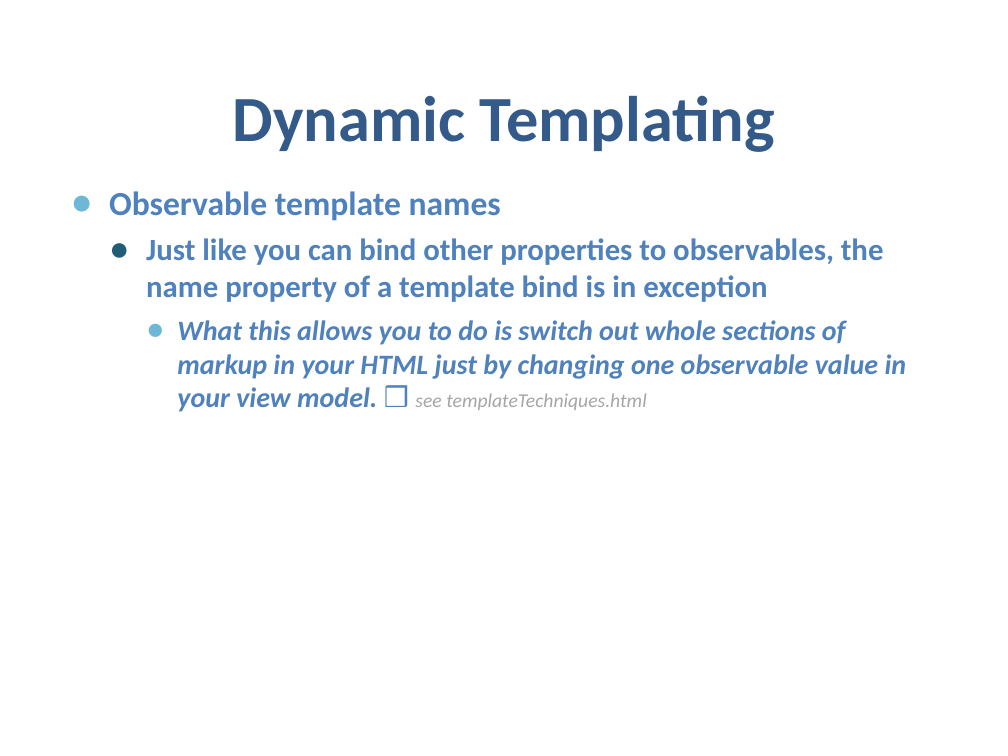
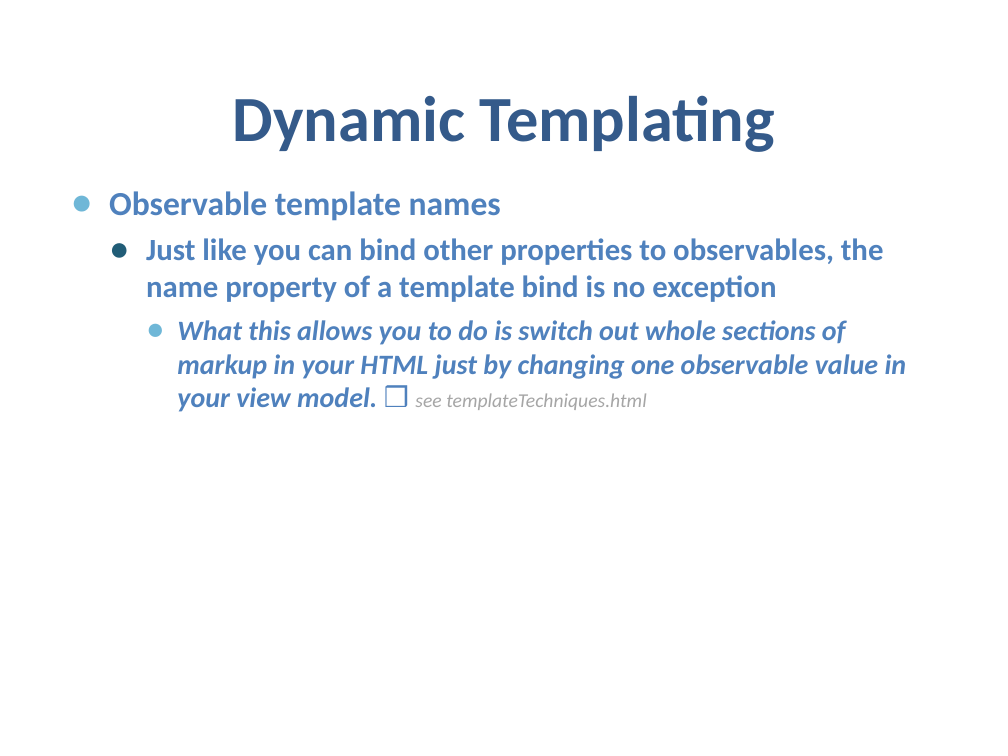
Before and after one commit to samnau/knockout-templating, a slide deck: slide 17 of Knockout Templating - slides.pptx (slide 14 before the commit). Drawn at 1008x756 pixels with LibreOffice and Linux fonts; fonts in the diff are those of the drawing; background and template pictures are left out. Boxes give left, top, right and bottom in pixels: in the first picture for what was removed or moved away, otherwise in the second. Text is boxed around its words. In the diff, an @@ line names an element or a change of style, - is before the commit and + after.

```diff
--- a/Knockout Templating - slides.pptx
+++ b/Knockout Templating - slides.pptx
@@ text at (146, 238, 884, 302): text changed @@
-  ● Just like you can bind other properties to observables, the name property of a template bind is in exception
+  ● Just like you can bind other properties to observables, the name property of a template bind is no exception
```
Also in this commit, not shown: 2 other slides changed, 4 slides added, 1 slide removed.
